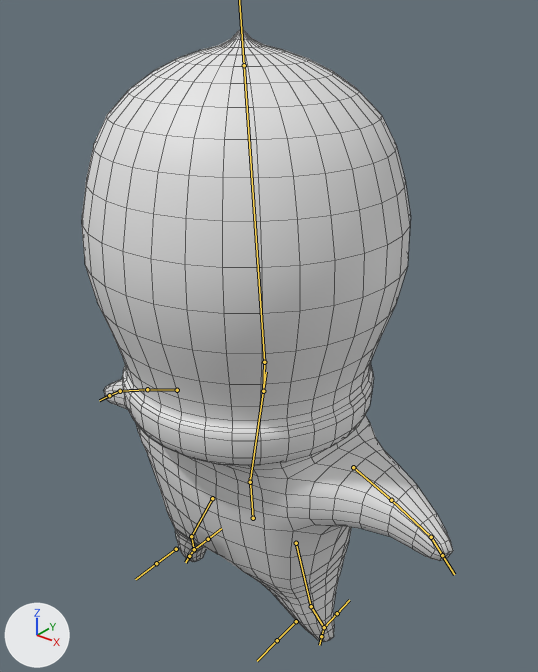
The FBX model Assets/3D Models/C_Character/aturalis.fbx as it was, and as the next commit left it.
Before and after are seen from a 50 mm lens placed at (1.57, -1.84, 2.43), pointed at (0.03, 0.09, 1.24). The lights are fixed; the arrows at lower left show +X, +Y and +Z. The bones that bend it are drawn over the model as lines. Mesh edges are drawn as thin lines.

In view in the first picture: 'Krop'.
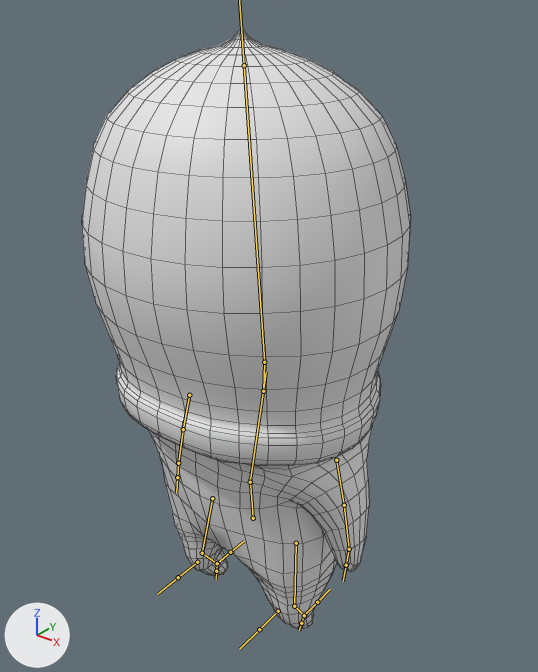
The newer file adds an action. The first version stands in its rest pose; the second is drawn at frame 1 of the action 'Armature|Rest'.

Boxes [x1, y1, x2, y2] around the edits, measured in the pictures (538 x 672 px):
'Krop', posed (11% narrower)
    before: [82, 30, 453, 642]
    after: [82, 30, 411, 629]
bone 'Arm.l', root to tip
    before: (353, 467) to (391, 500)
    after: (336, 460) to (344, 505)
bone 'Arm.r.001', root to tip
    before: (177, 390) to (147, 389)
    after: (189, 395) to (183, 429)
bone 'leg.l', root to tip
    before: (296, 543) to (311, 606)
    after: (296, 543) to (294, 606)
bone 'leg2.l', root to tip
    before: (311, 606) to (324, 627)
    after: (294, 606) to (304, 615)
bone 'leg.r.001', root to tip
    before: (212, 498) to (191, 536)
    after: (212, 498) to (202, 553)
bone 'leg2.r.001', root to tip
    before: (191, 536) to (194, 549)
    after: (202, 553) to (217, 563)

The change, as a list of edits to the scene's bpy script:
```text
Change bone_arm_l:
    where bone_arm_l = bpy.data.objects['Armature'].pose.bones['Arm.l']  # child of 'Bone.001'
    bone_arm_l.location: (0.0, 0.0, 0.0) -> (0.0, -0.15, -0.05)
    bone_arm_l.rotation_quaternion: (1.0, 0.0, 0.0, 0.0) -> (0.883, -0.456, -0.044, 0.103)  # degrees (0, 0, 0) -> degrees (-55, 1, 13)
    bone_arm_l.scale: (1.0, 1.0, 1.0) -> (1.0, 0.99, 0.93)
Change bone_arm_r_001:
    where bone_arm_r_001 = bpy.data.objects['Armature'].pose.bones['Arm.r.001']  # child of 'Bone.001'
    bone_arm_r_001.location: (0.0, 0.0, 0.0) -> (0.0, -0.15, -0.05)
    bone_arm_r_001.rotation_quaternion: (1.0, 0.0, 0.0, 0.0) -> (0.854, -0.504, 0.049, -0.117)  # degrees (0, 0, 0) -> degrees (-61, -2, -14)
    bone_arm_r_001.scale: (1.0, 1.0, 1.0) -> (1.0, 1.0, 0.93)
Change bone_leg_l:
    where bone_leg_l = bpy.data.objects['Armature'].pose.bones['leg.l']  # child of 'Bone'
    bone_leg_l.rotation_quaternion: (1.0, 0.0, 0.0, 0.0) -> (0.992, 0.063, -0.01, -0.109)  # degrees (0, 0, 0) -> degrees (7, 0, -13)
Change bone_leg2_l:
    where bone_leg2_l = bpy.data.objects['Armature'].pose.bones['leg2.l']  # child of 'leg.l'
    bone_leg2_l.rotation_quaternion: (1.0, 0.0, 0.0, 0.0) -> (0.981, -0.189, 0.0, -0.041)  # degrees (0, 0, 0) -> degrees (-22, -1, -5)
    bone_leg2_l.scale: (1.0, 1.0, 1.0) -> (0.87, 0.99, 0.99)
Change bone_leg_r_001:
    where bone_leg_r_001 = bpy.data.objects['Armature'].pose.bones['leg.r.001']  # child of 'Bone'
    bone_leg_r_001.rotation_quaternion: (1.0, 0.0, 0.0, 0.0) -> (0.98, 0.085, -0.039, 0.178)  # degrees (0, 0, 0) -> degrees (9, -6, 20)
Change bone_leg2_r_001:
    where bone_leg2_r_001 = bpy.data.objects['Armature'].pose.bones['leg2.r.001']  # child of 'leg.r.001'
    bone_leg2_r_001.rotation_quaternion: (1.0, 0.0, 0.0, 0.0) -> (0.977, -0.21, 0.0, 0.045)  # degrees (0, 0, 0) -> degrees (-24, 1, 5)
```
